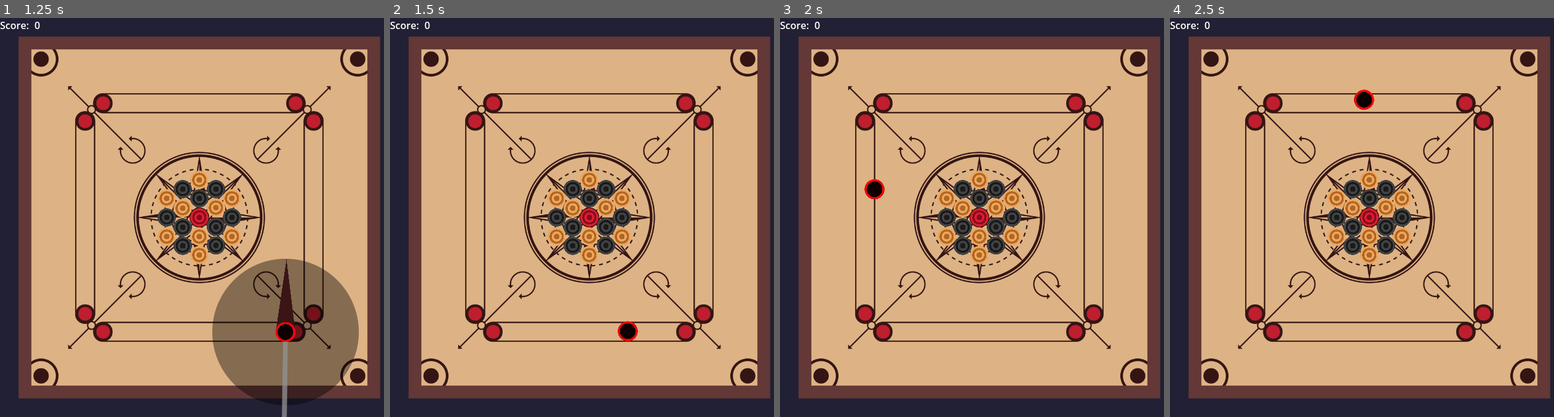
Above: before the commit, frames 1-4 (left to right).
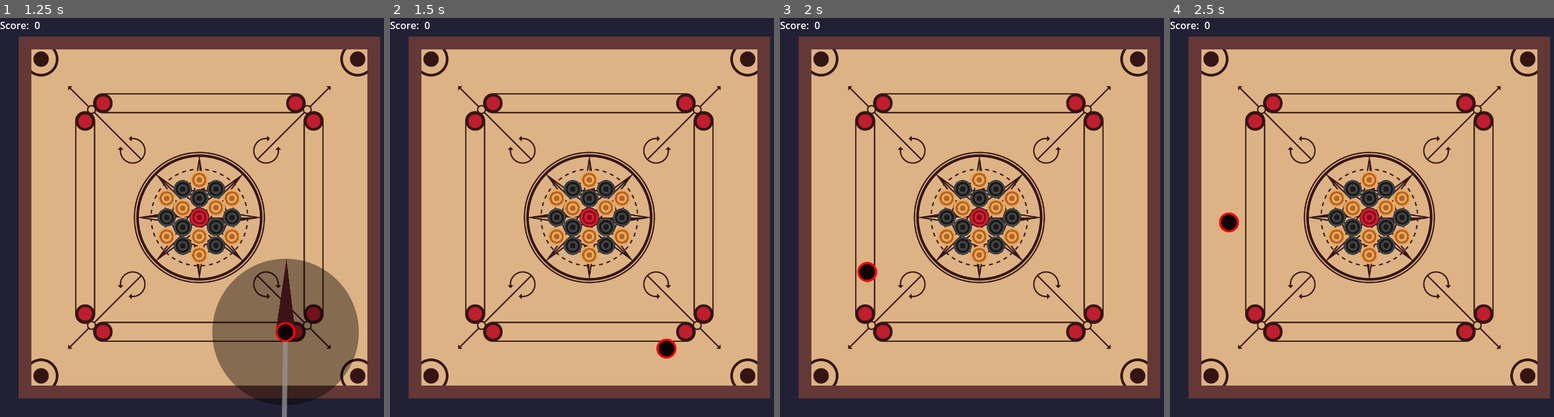
Above: after the commit, the same moments.

Repository: vignesh-seven/carroms
Game: Godot game, scene res://scenes/main.tscn
Same seed, same stepped clock (60 frames per second), same inputs: the game is played once before the commit and once after it.
Inputs (mouse positions are in pixels of both pictures, inside the frame that each line leads up to):
- Up to frame 1 (1.25 s): tap Enter at 0.5 s; move the mouse to (288, 197) at 0.52 s; press the mouse at (288, 197) at 0.53 s; hold D (right) from 0.53 s (still down)
- Up to frame 2 (1.5 s): move the mouse to (509, 237) at 1.27 s; release D (right) at 1.28 s; release the mouse at (509, 237) at 1.28 s; hold A (left) from 1.28 s (still down); tap Space (shoot) at 1.35 s
- Up to frame 3 (2 s): keep holding A (left)
- Up to frame 4 (2.5 s): move the mouse to (1408, 129) at 2.02 s; release A (left) at 2.03 s; press the mouse at (1408, 129) at 2.03 s; hold D (right) from 2.03 s (still down)

Frame 1 is identical in both runs. In frame 2, 0.4% of the frame differs, in the area x 59-75%, y 75-86%; in frame 3, 0.4%; in frame 4, 0.4%.

Commit message:
physics parameter adjustments for better movement of the carroms & striker

Diff:
--- a/scenes/red_carrom.tscn
+++ b/scenes/red_carrom.tscn
@@ -5,7 +5,7 @@
 
 [sub_resource type="PhysicsMaterial" id="PhysicsMaterial_xb5pc"]
 friction = 10.0
-bounce = 1.0
+bounce = 0.25
 
 [sub_resource type="CircleShape2D" id="CircleShape2D_wb7dk"]
 radius = 15.0
--- a/scenes/striker.tscn
+++ b/scenes/striker.tscn
@@ -4,7 +4,7 @@
 
 [sub_resource type="PhysicsMaterial" id="PhysicsMaterial_36akr"]
 friction = 10.0
-bounce = 0.2
+bounce = 0.5
 absorbent = true
 
 [sub_resource type="CircleShape2D" id="CircleShape2D_wb7dk"]
--- a/scenes/yellow_carrom.tscn
+++ b/scenes/yellow_carrom.tscn
@@ -5,7 +5,7 @@
 
 [sub_resource type="PhysicsMaterial" id="PhysicsMaterial_nw7t2"]
 friction = 10.0
-bounce = 1.0
+bounce = 0.25
 
 [sub_resource type="CircleShape2D" id="CircleShape2D_wb7dk"]
 radius = 15.0
